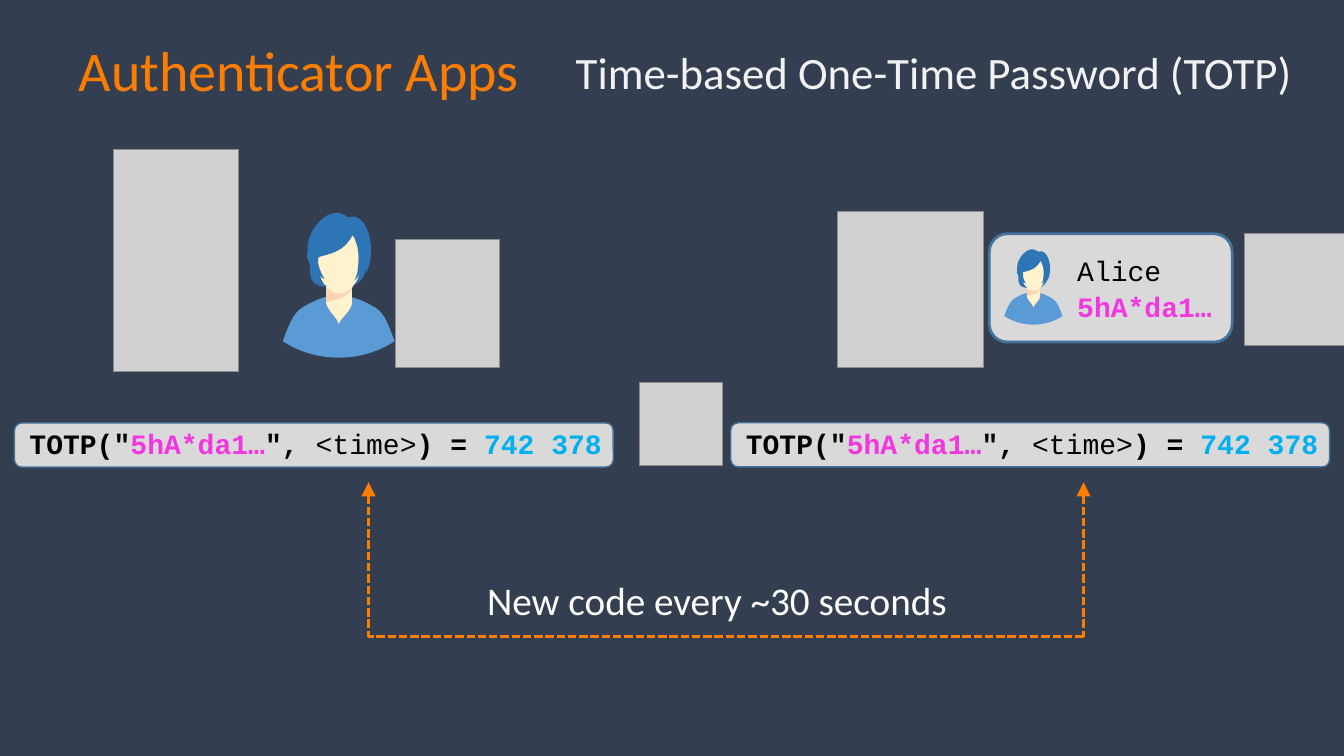
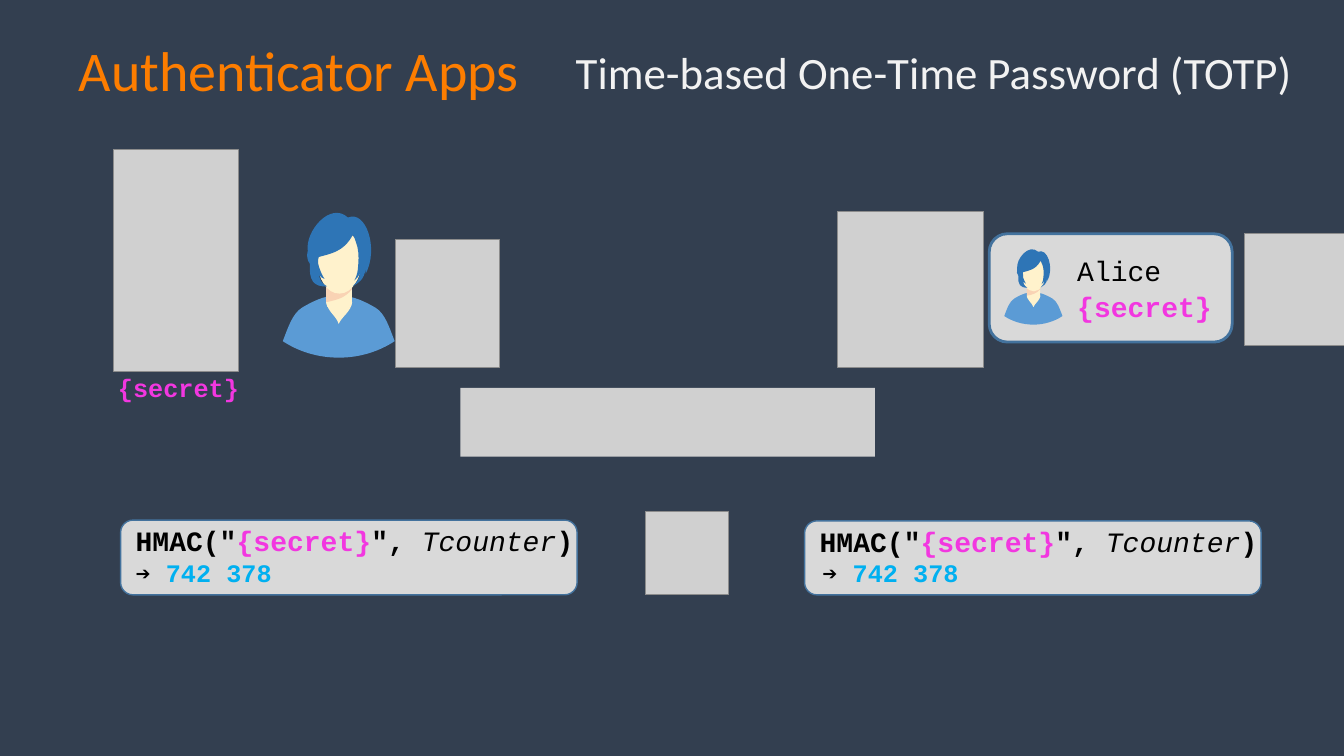
Before and after one commit to spetryjohnson/talk-PracticalAuthForDevs, a slide deck: slide 133 of Practical Auth for Devs - Beer City Code 2024.pptx (slide 132 before the commit). Drawn at 1344x756 pixels with LibreOffice and Linux fonts; fonts in the diff are those of the drawing; grey boxes stand for pictures; background and template pictures are left out. Boxes give left, top, right and bottom in pixels: in the first picture for what was removed or moved away, otherwise in the second. Text is boxed around its words. In the diff, an @@ line names an element or a change of style, - is before the commit and + after.

Commit message:
Updated TOTP section

```diff
--- a/Practical Auth for Devs - Beer City Code 2024.pptx
+++ b/Practical Auth for Devs - Beer City Code 2024.pptx
@@ text at [1077,297,1212,323]: text changed @@
-5hA*da1…
+{secret}
@@ text added at [118,379,239,403], 18 pt, text #F237E0, bold @@
+{secret}
@@ picture added at [461,388,875,457] @@
@@ text removed at [29,434,601,460] @@
-TOTP("5hA*da1…", <time>) = 742 378
@@ text removed at [746,434,1318,460] @@
-TOTP("5hA*da1…", <time>) = 742 378
@@ arrow removed from (369, 637) to (369, 482) @@
@@ arrow removed from (1084, 637) to (1084, 482) @@
@@ rounded rectangle: place and size @@
-rounded rectangle at [14,423,613,468]
+rounded rectangle at [121,520,578,595]
@@ text added at [136,532,574,557], 20 pt, text #000000, bold @@
+HMAC("{secret}", Tcounter)
@@ picture: place and size @@
-picture at [639,383,722,466]
+picture at [645,512,728,595]
@@ rounded rectangle: place and size @@
-rounded rectangle at [731,422,1330,467]
+rounded rectangle at [805,521,1261,595]
@@ text added at [820,532,1258,558], 20 pt, text #000000, bold @@
+HMAC("{secret}", Tcounter)
@@ text added at [166,565,271,583], 18 pt, text #00B0F0, bold @@
+➔ 742 378
@@ text added at [853,565,958,583], 18 pt, text #00B0F0, bold @@
+➔ 742 378
@@ text removed at [487,587,947,622] @@
-New code every ~30 seconds
@@ line removed from (1084, 637) to (368, 637) @@
```
Also in this commit, not shown: 3 other slides changed, 1 slide added.
